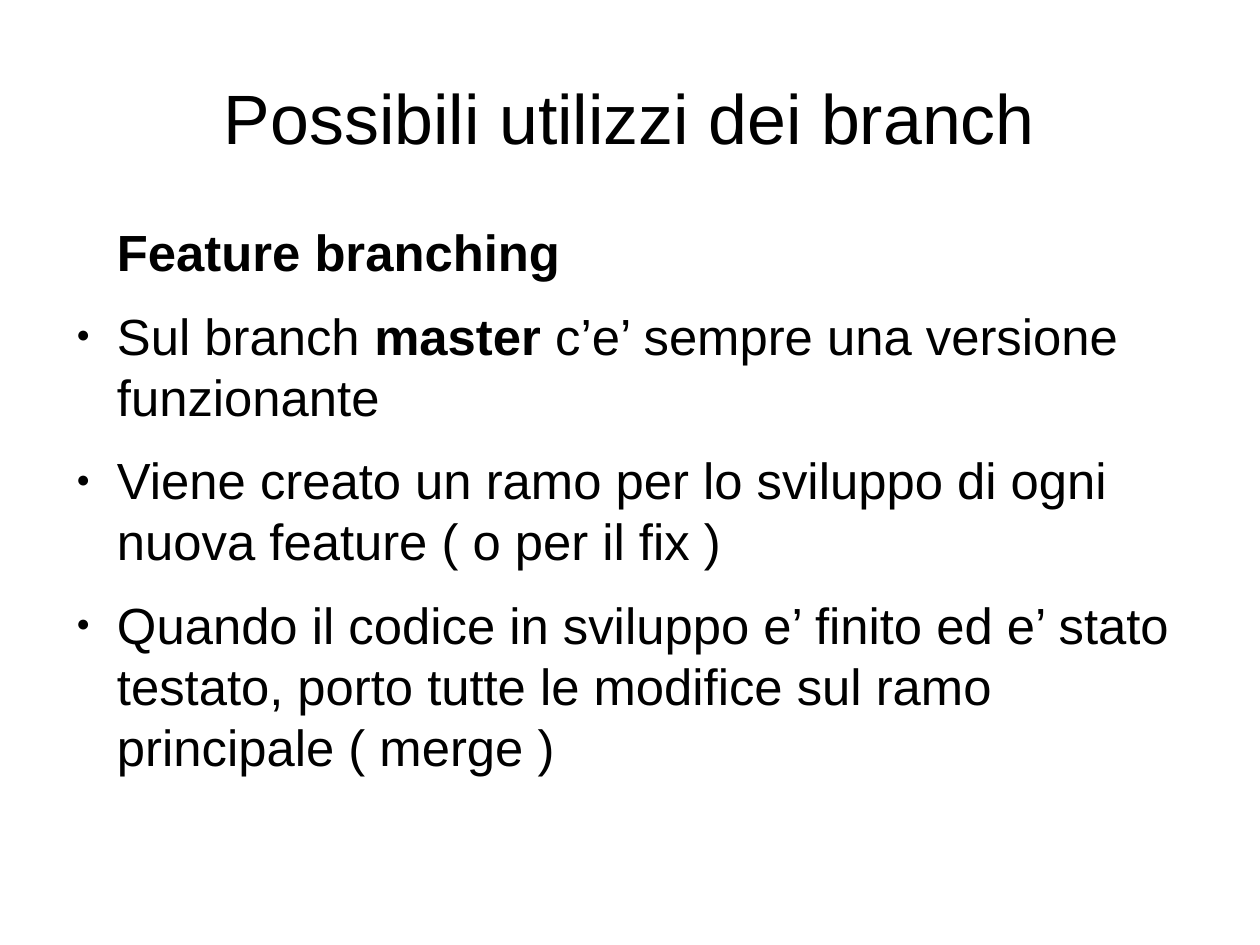
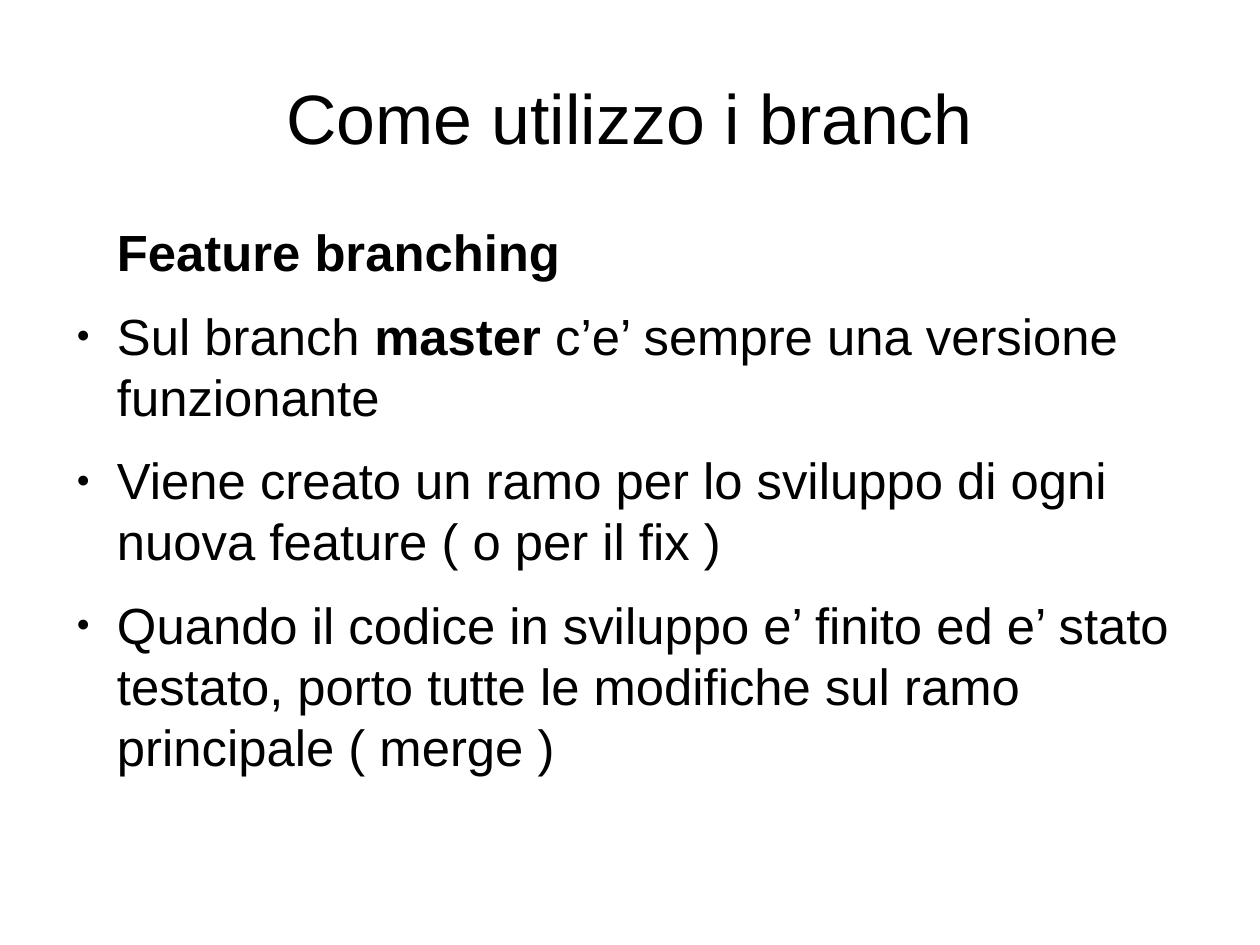
Before and after one commit to lucamariani/corso_diapositive, a slide deck: slide 25 of lez1.odp (slide 23 before the commit). Drawn at 1260x945 pixels with LibreOffice and Linux fonts; fonts in the diff are those of the drawing. Boxes give left, top, right and bottom in pixels: in the first picture for what was removed or moved away, otherwise in the second. Text is boxed around its words. In the diff, an @@ line names an element or a change of style, - is before the commit and + after.

```diff
--- a/lez1.odp
+++ b/lez1.odp
@@ title at (286,93,972,145): text changed @@
-Possibili utilizzi dei branch
+Come utilizzo i branch
@@ text at (117,607,1169,776): text changed @@
-● Quando il codice in sviluppo e’ finito ed e’ stato testato, porto tutte le modifice sul ramo principale ( merge )
+● Quando il codice in sviluppo e’ finito ed e’ stato testato, porto tutte le modifiche sul ramo principale ( merge )
```
Also in this commit, not shown: 3 other slides changed, 2 slides added, 1 other file.
